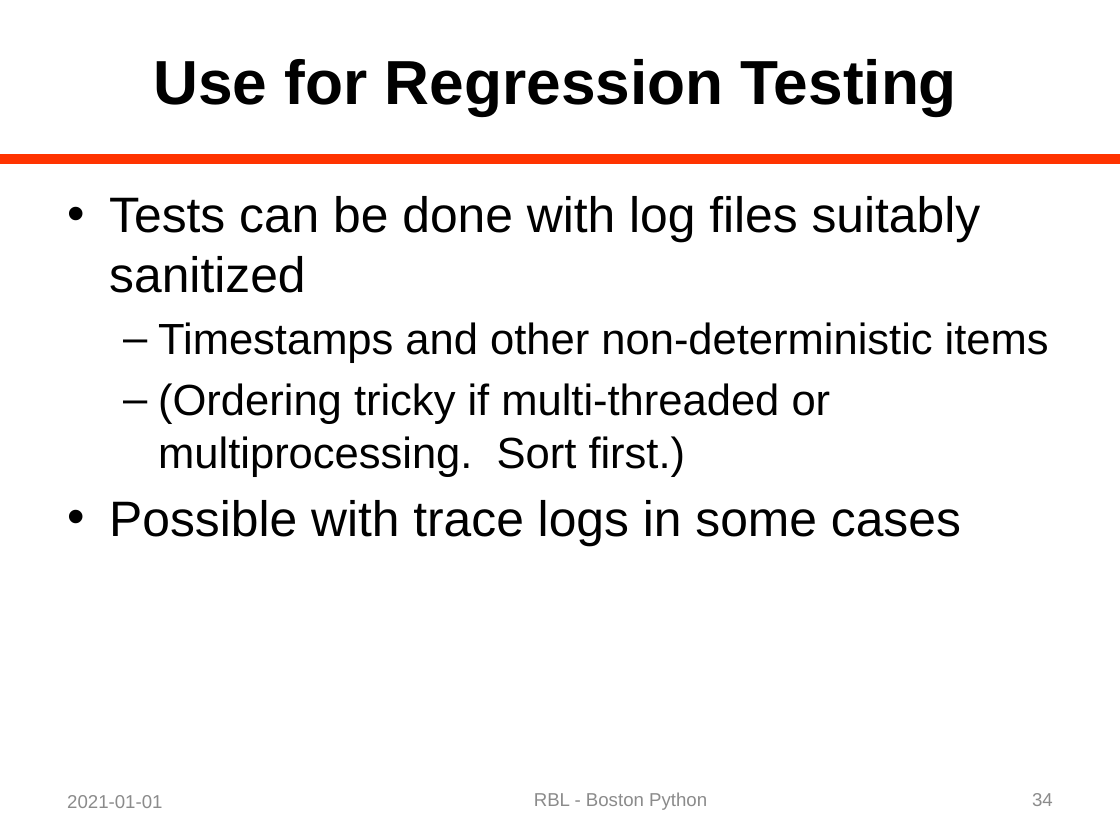
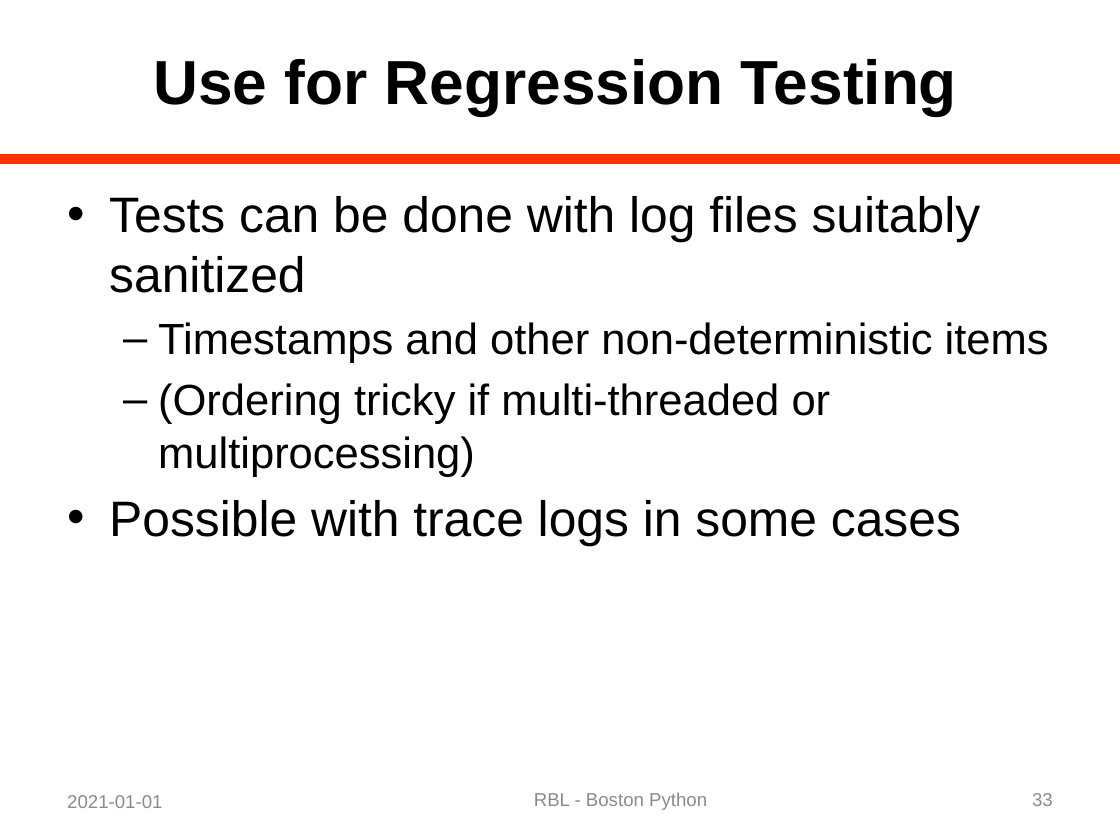
Before and after one commit to rblandau/NewTrace, a slide deck: slide 33 of docs/OfflineDebugging/A Dinosaur and a Python 02.pptx (slide 34 before the commit). Drawn at 1120x840 pixels with LibreOffice and Linux fonts; fonts in the diff are those of the drawing. Boxes give left, top, right and bottom in pixels: in the first picture for what was removed or moved away, otherwise in the second. Text is boxed around its words. In the diff, an @@ line names an element or a change of style, - is before the commit and + after.

```diff
--- a/docs/OfflineDebugging/A Dinosaur and a Python 02.pptx
+++ b/docs/OfflineDebugging/A Dinosaur and a Python 02.pptx
@@ text at box(158, 383, 831, 477): text changed @@
-  – (Ordering tricky if multi-threaded or multiprocessing. Sort first.)
+  – (Ordering tricky if multi-threaded or multiprocessing)
@@ page number at box(1032, 793, 1053, 806): text changed @@
-34
+33
```
Also in this commit, not shown: 14 other slides changed, 4 slides removed, 2 other files.
